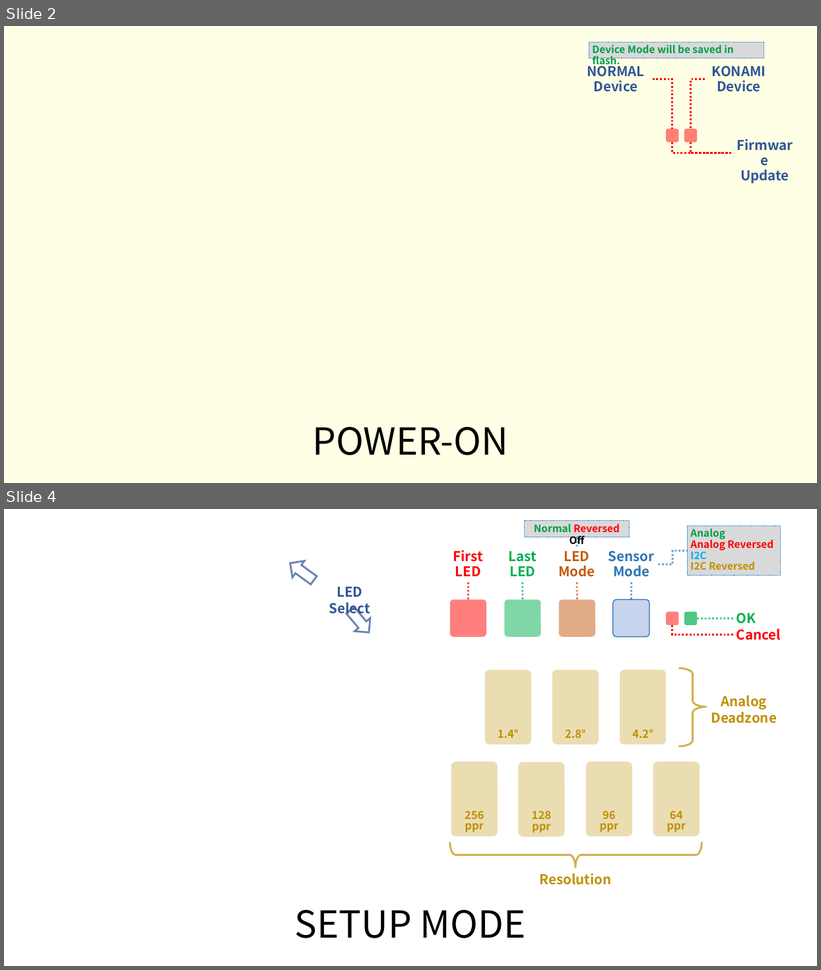
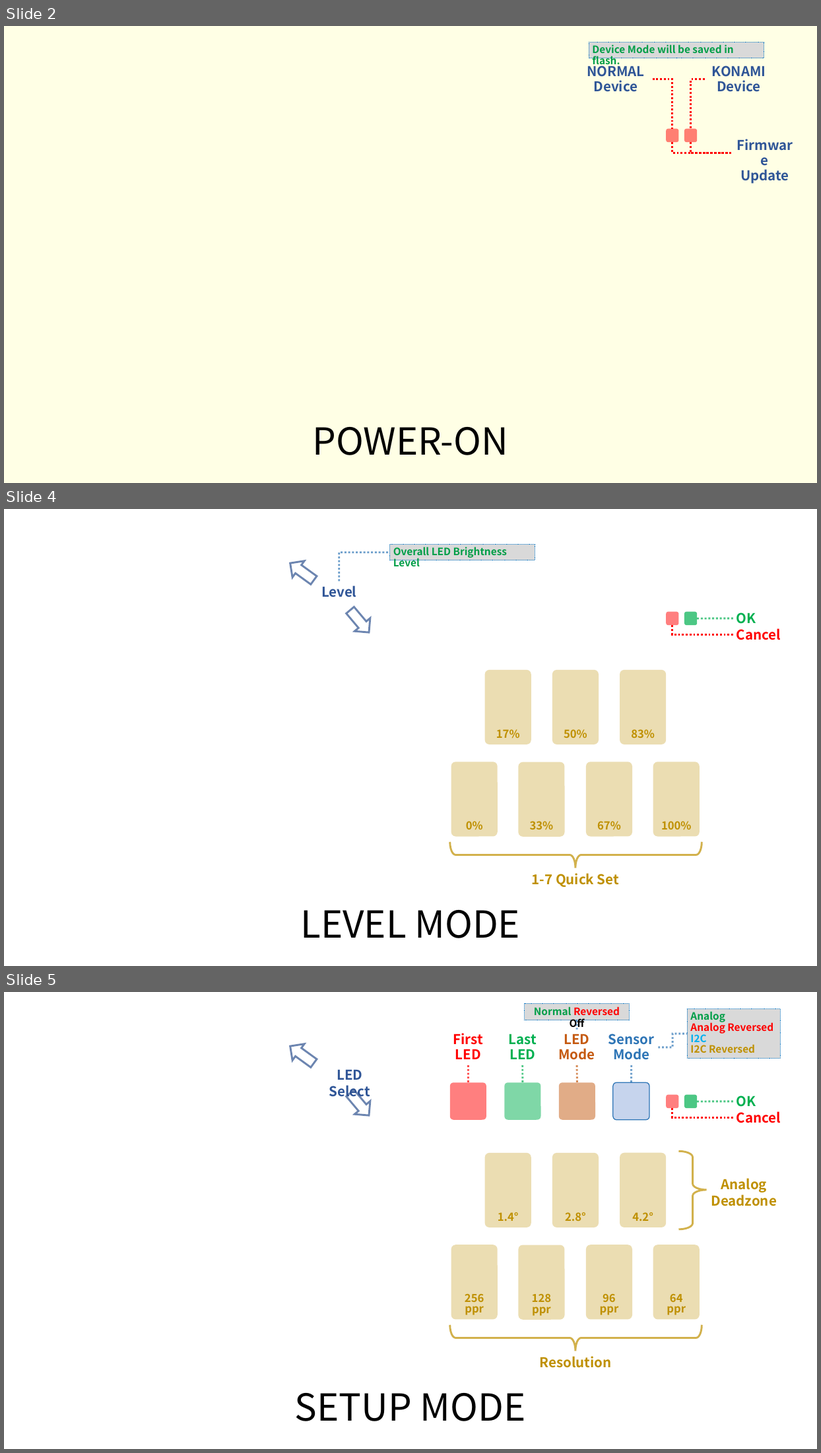
Before and after one commit to whowechina/iidx_pico, a slide deck: doc/Firmware_manual.pptx. Shown one above the other, each under a label of ours: slides 2 and 4 before the commit, slides 2, 4 and 5 after it; the slides between them are not shown. The pictures are 821x970 and 821x1453 pixels, drawn with LibreOffice and Linux fonts; fonts in the diff are those of the drawing; background and template pictures are left out. Boxes give left, top, right and bottom in pixels: in the first picture for what was removed or moved away, otherwise in the second. Text is boxed around its words. In the diff, an @@ line names an element or a change of style, - is before the commit and + after.

Commit message:
Brightness level and start work on bluetooth

```diff
--- a/doc/Firmware_manual.pptx
+++ b/doc/Firmware_manual.pptx
@@ slide 4 added at [4,509,817,966], background picture (left out) @@
@@ rectangle added at [389,545,535,560], fill #D9D9D9, outline #0070C0 0.75 pt dashed, 12 pt, text #009E47, bold @@
+Overall LED Brightness Level
@@ left arrow added at [284,555,320,588], outline #2F528F 2.25 pt @@
@@ elbow line added from (339, 581) to (389, 553), #2E75B6 2.25 pt dashed @@
@@ text added at [321,586,356,597], 16 pt, text #2F5597, bold @@
+Level
@@ left arrow added at [343,604,377,639], outline #2F528F 2.25 pt @@
@@ rounded rectangle added at [667,612,679,626], fill #FF0000 at 50% opacity @@
@@ elbow line added from (673, 626) to (734, 634), #FF0000 2.25 pt dashed @@
@@ rounded rectangle added at [684,612,698,626], fill #00B050 at 70% opacity @@
@@ line added from (698, 619) to (734, 619), #00B050 2.25 pt dashed @@
@@ text added at [737,613,756,624], 16 pt, text #00B050, bold @@
+OK
@@ text added at [737,628,781,640], 16 pt, text #FF0000, bold @@
+Cancel
@@ rounded rectangle added at [485,670,531,745], fill #BF9000 at 30% opacity, 13 pt, text #BF9000, bold @@
+17%
@@ rounded rectangle added at [552,670,599,745], fill #BF9000 at 30% opacity, 13 pt, text #BF9000, bold @@
+50%
@@ rounded rectangle added at [620,670,667,745], fill #BF9000 at 30% opacity, 13 pt, text #BF9000, bold @@
+83%
@@ rounded rectangle added at [451,762,498,837], fill #BF9000 at 30% opacity, 13 pt, text #BF9000, bold @@
+0%
@@ rounded rectangle added at [518,762,564,837], fill #BF9000 at 30% opacity, 13 pt, text #BF9000, bold @@
+33%
@@ rounded rectangle added at [586,762,632,837], fill #BF9000 at 30% opacity, 13 pt, text #BF9000, bold @@
+67%
@@ rounded rectangle added at [653,762,700,837], fill #BF9000 at 30% opacity, 13 pt, text #BF9000, bold @@
+100%
@@ left brace added at [451,842,702,868], outline #BF9000 2.25 pt @@
@@ text added at [532,873,619,887], 16 pt, text #BF9000, bold @@
+1-7 Quick Set
@@ title added at [300,910,520,939], 44 pt, text #000000 @@
+LEVEL MODE
@@ what was slide 4 is now slide 5 @@
```
Also in this commit, not shown: 2 slides changed, 1 slide removed, 14 other files.
